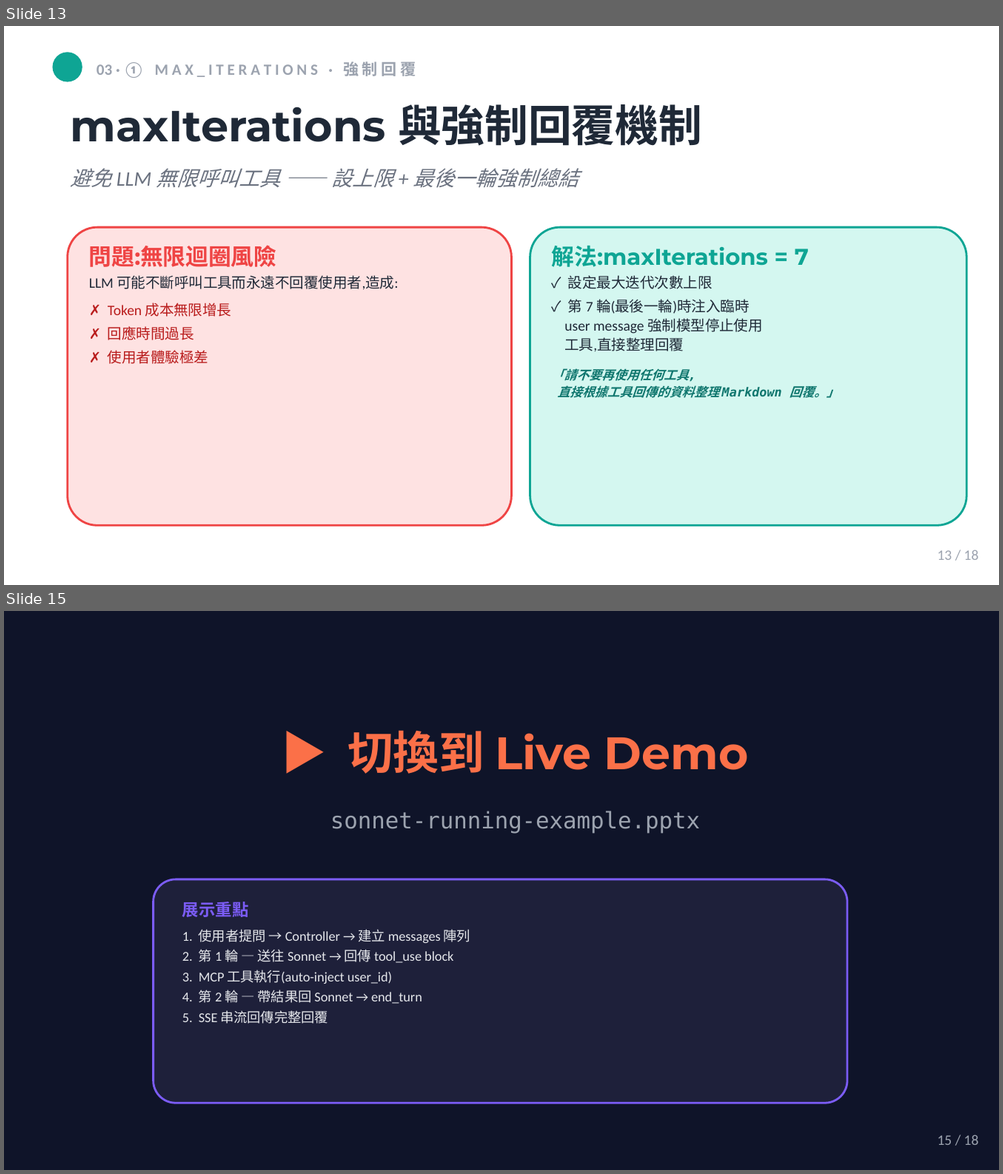
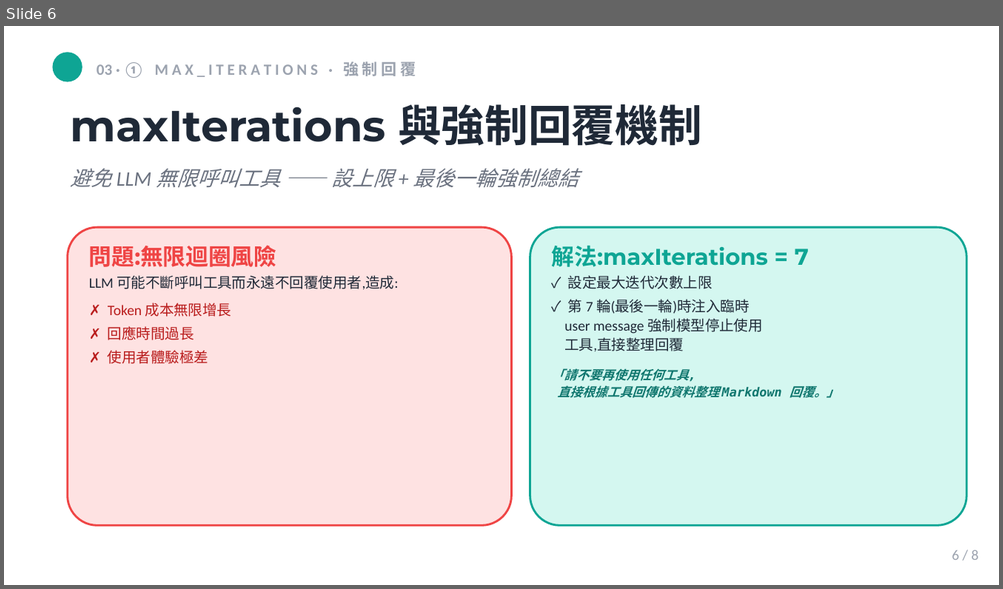
Before and after one commit to mjib007/nchu-mcp-workshop-2026, a slide deck: 03-agentic-tool-loop.pptx. Shown one above the other, each under a label of ours: slides 13 and 15 before the commit, slide 6 after it; the slides between them are not shown. The pictures are 1003x1174 and 1003x589 pixels, drawn with LibreOffice and Linux fonts; fonts in the diff are those of the drawing. Boxes give left, top, right and bottom in pixels: in the first picture for what was removed or moved away, otherwise in the second. Text is boxed around its words. In the diff, an @@ line names an element or a change of style, - is before the commit and + after.

```diff
--- a/03-agentic-tool-loop.pptx
+++ b/03-agentic-tool-loop.pptx
@@ slide 15 removed at (4,611,999,1170), background #FFFFFF @@
@@ rectangle removed at (4,611,999,1170) @@
@@ text removed at (347,730,748,774) @@
-▶ 切換到 Live Demo
@@ text removed at (330,811,700,834) @@
-sonnet-running-example.pptx
@@ rounded rectangle removed at (153,880,846,1103) @@
@@ text removed at (182,902,470,1024) @@
-展示重點
-1. 使用者提問 → Controller → 建立 messages 陣列
-2. 第 1 輪 — 送往 Sonnet → 回傳 tool_use block
-3. MCP 工具執行(auto-inject user_id)
-4. 第 2 輪 — 帶結果回 Sonnet → end_turn
-5. SSE 串流回傳完整回覆
@@ text removed at (937,1135,979,1145) @@
-15 / 18
@@ what was slide 13 is now slide 6 @@
@@ slide 6 changed as well @@
@@ text at (951,551,979,560): text changed @@
-13 / 18
+6 / 8
```
Also in this commit, not shown: 4 other slides changed, 2 slides added, 11 other slides removed, 1 other file.
